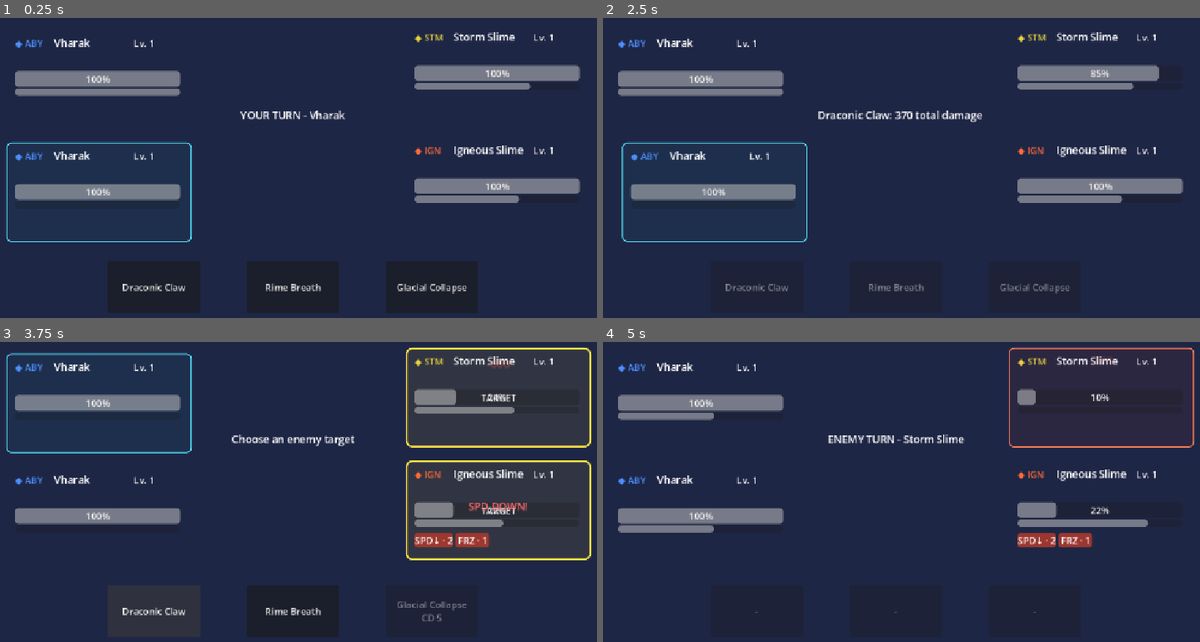
Above: before the commit, frames 1-4 (two rows, left to right).
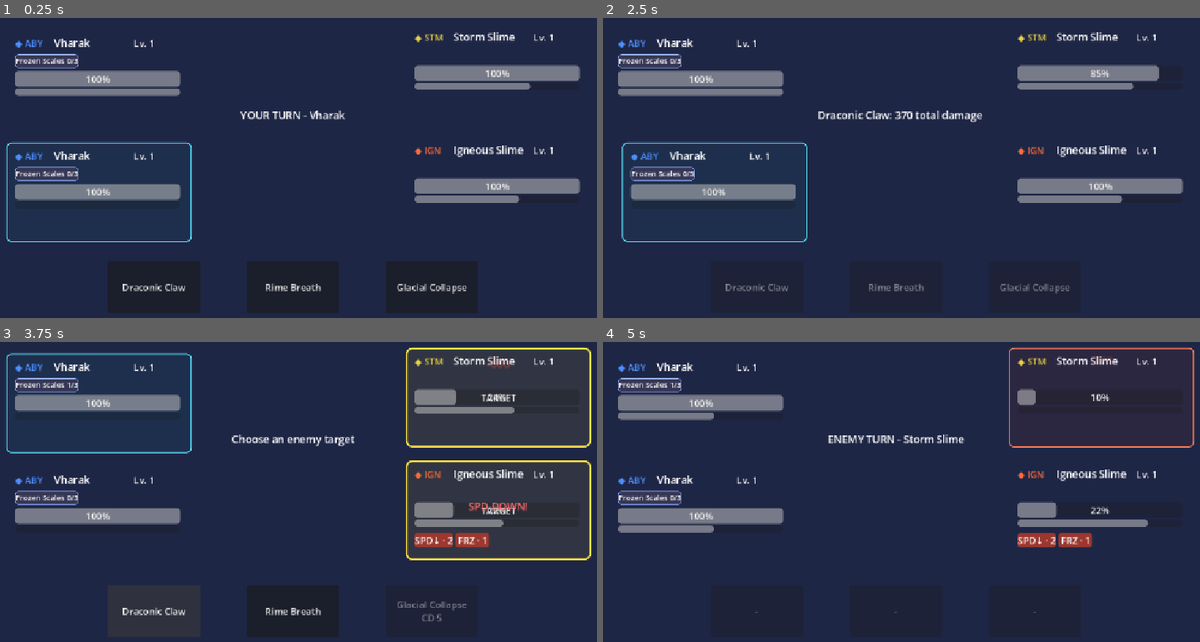
Above: after the commit, the same moments.

Repository: Akharyuu/monster-rpg
Game: Godot game, scene res://scenes/battle/battle_screen.tscn
Two runs of this game, one before a commit and one after it. Both use one fixed random seed, a clock stepped at 60 frames per second and the inputs below.
Inputs:
- Up to frame 1 (0.25 s): no input
- Up to frame 2 (2.5 s): click "Draconic Claw" at 0.5 s; click "TARGET" at 1.25 s; click "Rime Breath" at 2 s
- Up to frame 3 (3.75 s): click "Glacial Collapse" at 2.75 s; click "Draconic Claw" at 3.5 s
- Up to frame 4 (5 s): click "TARGET" at 4.25 s

The runs differ from the first frame. In frame 1, 0.6% of the frame differs, in the area x 2-14%, y 11-55%; in frame 2, 0.6%, in the area x 2-16%, y 11-55%; in frame 3, 0.6%; in frame 4, 0.6%.

Commit message:
Show persistent battle states and resource charges in HUD

Diff:
--- a/godot/scenes/battle/monster_battle_hud.gd
+++ b/godot/scenes/battle/monster_battle_hud.gd
@@ -10,6 +10,7 @@
 @onready var level_label: Label = $"Level"
 @onready var hp_bar: ProgressBar = $"HP"
 @onready var action_gauge: ProgressBar = $"AG"
+@onready var battle_state_container: HBoxContainer = $"Battle States"
 @onready var status_container: HBoxContainer = $"Status"
 @onready var target_button: Button = $"Target Button"
 
@@ -69,6 +70,7 @@
         target_button.disabled = true
         target_highlight.visible = false
 
+    _populate_battle_states()
     _populate_statuses()
 
 
@@ -261,6 +263,109 @@
     return badge
 
 
+func _battle_state_display_name(state_id: String) -> String:
+    match state_id:
+        "frozen_scales":
+            return "Frozen Scales"
+        _:
+            return state_id.replace("_", " ").capitalize()
+
+
+func _create_battle_state_badge(
+    state_id: String,
+    value,
+    maximum = null
+) -> Label:
+    var badge := Label.new()
+
+    badge.custom_minimum_size = Vector2(94.0, 23.0)
+    badge.horizontal_alignment = HORIZONTAL_ALIGNMENT_CENTER
+    badge.vertical_alignment = VERTICAL_ALIGNMENT_CENTER
+    badge.add_theme_font_size_override(
+        "font_size",
+        13
+    )
+
+    var display_name: String = (
+        _battle_state_display_name(state_id)
+    )
+
+    if maximum != null:
+        badge.text = "%s %d/%d" % [
+            display_name,
+            int(value),
+            int(maximum)
+        ]
+    elif value is bool:
+        badge.text = display_name
+    else:
+        badge.text = "%s %s" % [
+            display_name,
+            str(value)
+        ]
+
+    badge.tooltip_text = badge.text
+
+    var style := StyleBoxFlat.new()
+    style.bg_color = Color(0.22, 0.22, 0.34, 0.92)
+    style.border_color = Color(0.58, 0.68, 1.0, 0.95)
+    style.border_width_left = 1
+    style.border_width_top = 1
+    style.border_width_right = 1
+    style.border_width_bottom = 1
+    style.corner_radius_top_left = 5
+    style.corner_radius_top_right = 5
+    style.corner_radius_bottom_left = 5
+    style.corner_radius_bottom_right = 5
+
+    badge.add_theme_stylebox_override(
+        "normal",
+        style
+    )
+
+    return badge
+
+
+func _populate_battle_states() -> void:
+    for child in battle_state_container.get_children():
+        child.queue_free()
+
+    for resource_id in bound_monster.combat_resources:
+        var value = bound_monster.combat_resources[
+            resource_id
+        ]
+
+        var maximum = (
+            bound_monster.combat_resource_maximums.get(
+                resource_id,
+                null
+            )
+        )
+
+        battle_state_container.add_child(
+            _create_battle_state_badge(
+                str(resource_id),
+                value,
+                maximum
+            )
+        )
+
+    for state_id in bound_monster.special_states:
+        var state_value = bound_monster.special_states[
+            state_id
+        ]
+
+        if state_value is bool and not state_value:
+            continue
+
+        battle_state_container.add_child(
+            _create_battle_state_badge(
+                str(state_id),
+                state_value
+            )
+        )
+
+
 func _populate_statuses() -> void:
     for child in status_container.get_children():
         child.queue_free()
